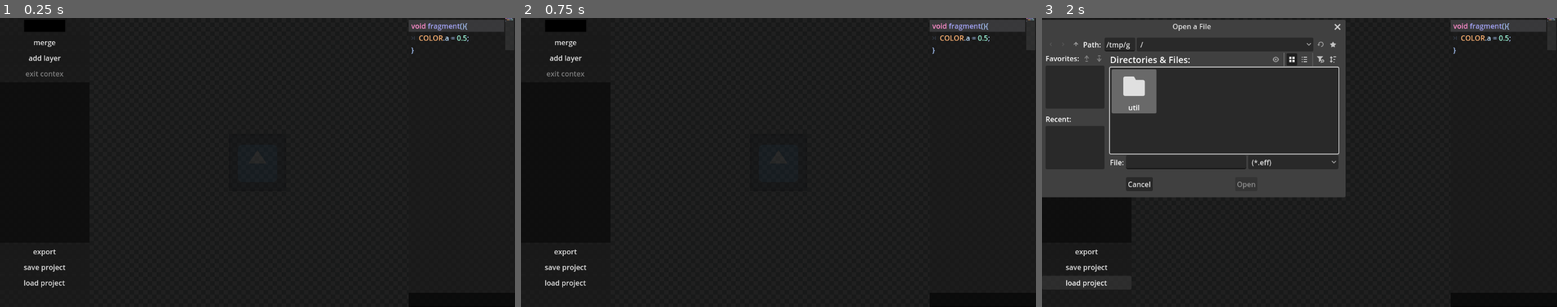
Above: before the commit, frames 1-3 (left to right).
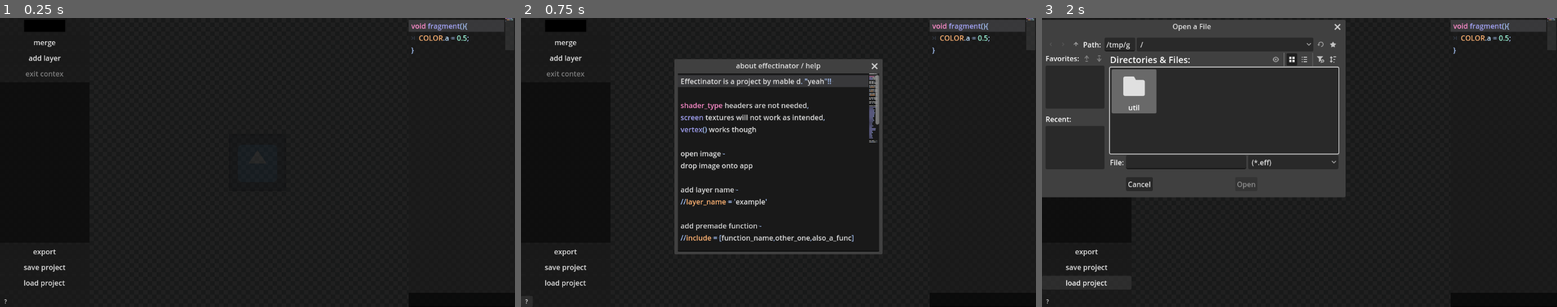
Above: after the commit, the same moments.

Repository: mable-yeah/effectinator
Game: Godot game, scene res://main.tscn
The game is run twice, just before and just after one commit, with the same random seed, the same clock (stepped at 60 frames per second) and the same inputs. The engine's default icon, where the game draws it, is replaced by a stand-in: a white triangle on a blue panel in a dark square.
Inputs (mouse positions are in pixels of both pictures, inside the frame that each line leads up to):
- Up to frame 1 (0.25 s): no input
- Up to frame 2 (0.75 s): click (526, 301) at 0.5 s, where only the run after the commit has a clickable "?"
- Up to frame 3 (2 s): click "load project" at 1.25 s

The runs differ from the first frame. In frame 1, less than 0.1% of the frame differs, in the area x 0-2%, y 97-99%; in frame 2, 6.6%, in the area x 0-71%, y 14-99%; in frame 3, less than 0.1%.

Commit message:
add help button

Diff:
--- a/main.tscn
+++ b/main.tscn
@@ -329,6 +329,60 @@
 func _process(_delta):custom_minimum_size.y = get_window().size.y/1.8
 "
 
+[sub_resource type="GDScript" id="GDScript_7mycd"]
+script/source = "extends Button
+
+
+var help_text = \"\"\"Effectinator is a project by mable d. \"yeah\"!!
+
+shader_type headers are not needed,
+screen textures will not work as intended,
+vertex() works though
+
+open image -
+drop image onto app
+
+add layer name -
+//layer_name = 'example'
+
+add premade function -
+//include = [function_name,other_one,also_a_func]
+
+change canvas size, multiplicative -
+//canvas_size = [0.0,0.0]
+
+get next occurance of -
+ctrl + f + highlighted text
+
+toggle comment line -
+ctrl + q + highlighted text/current line
+
+AVAILABLE INCLUDES:
+%s
+
+open source 4 ever <3
+https://github.com/mable-yeah/effectinator
+\"\"\"
+
+func _pressed() -> void:
+	var window := Popup.new()
+	window.borderless = false ; window.unresizable = false
+	window.size = Vector2(450,400)
+	window.title = 'about effectinator / help'
+	self.add_child(window)
+
+	var label:CodeEdit = %code.duplicate()
+	label.z_as_relative = false ; label.z_index = 0
+	label.get_child(0).queue_free() ; label.set_script(null)
+	label.placeholder_text = '' ; label.set_anchors_preset(Control.PRESET_FULL_RECT)
+
+	label.text = help_text % ',\\n'.join(shader_utility.function_names)
+
+	window.add_child(label)
+	window.popup_centered()
+	window.popup_hide.connect(func(): window.queue_free())
+"
+
 [node name="Node2D" type="Control"]
 layout_mode = 3
 anchors_preset = 15
@@ -432,6 +486,7 @@
 context_menu_enabled = false
 minimap_draw = true
 minimap_width = 20
+caret_draw_when_editable_disabled = true
 highlight_all_occurrences = true
 highlight_current_line = true
 draw_tabs = true
@@ -556,3 +611,18 @@
 tooltip_text = "loads a project from a '.eff' file"
 focus_mode = 0
 text = "load project"
+
+[node name="help" type="Button" parent="."]
+unique_name_in_owner = true
+layout_mode = 1
+anchors_preset = 2
+anchor_top = 1.0
+anchor_bottom = 1.0
+offset_top = -31.0
+offset_right = 33.0
+grow_vertical = 0
+scale = Vector2(0.8, 0.8)
+pivot_offset = Vector2(0, 31)
+focus_mode = 0
+text = "?"
+script = SubResource("GDScript_7mycd")
--- a/main_scene.gd
+++ b/main_scene.gd
@@ -121,6 +121,7 @@
 	project_save_dialog(out)
 
 func load_project():
+	%code.set_caret_line(0) ; %code.set_caret_column(0)
 	var dialog = get_dialog()
 	dialog.title = 'pick a .eff file'
 	dialog.access = FileDialog.ACCESS_FILESYSTEM
Not shown: 1 places in main.tscn that only renumber resources
